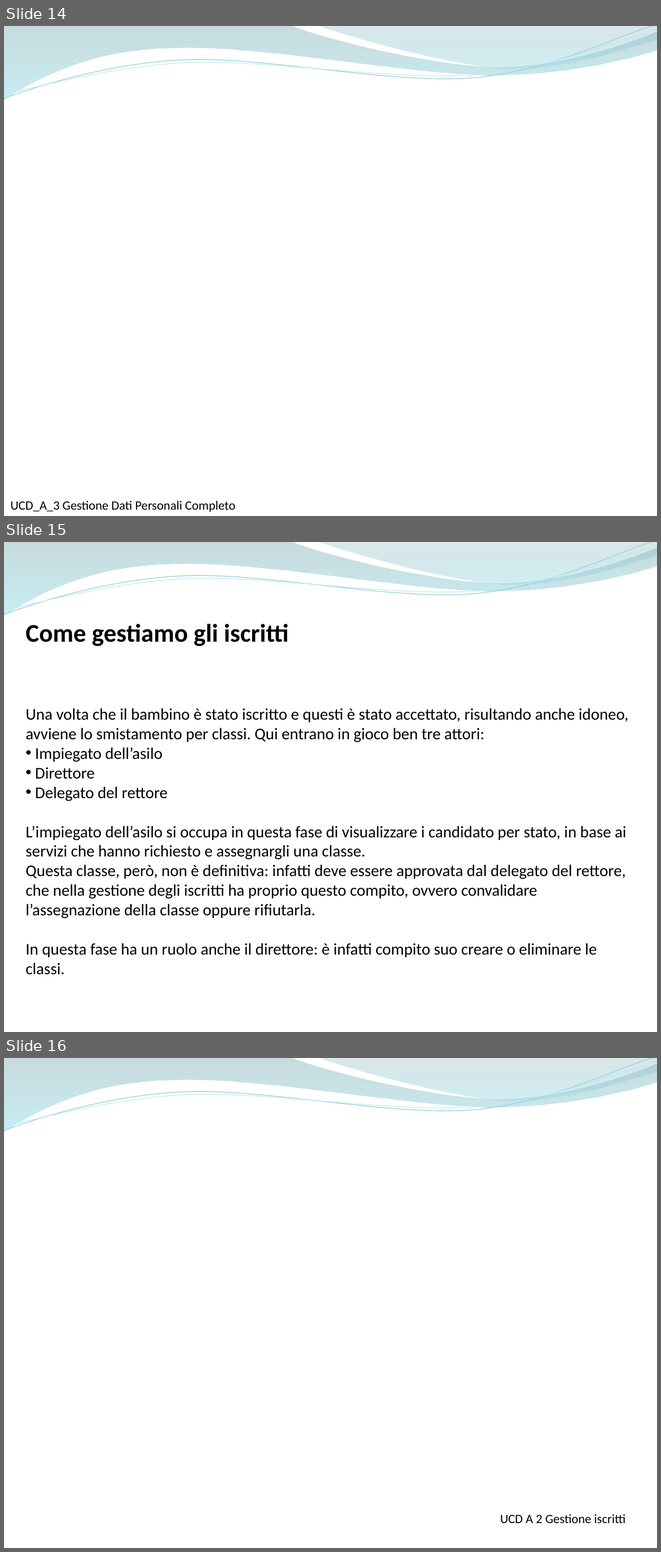
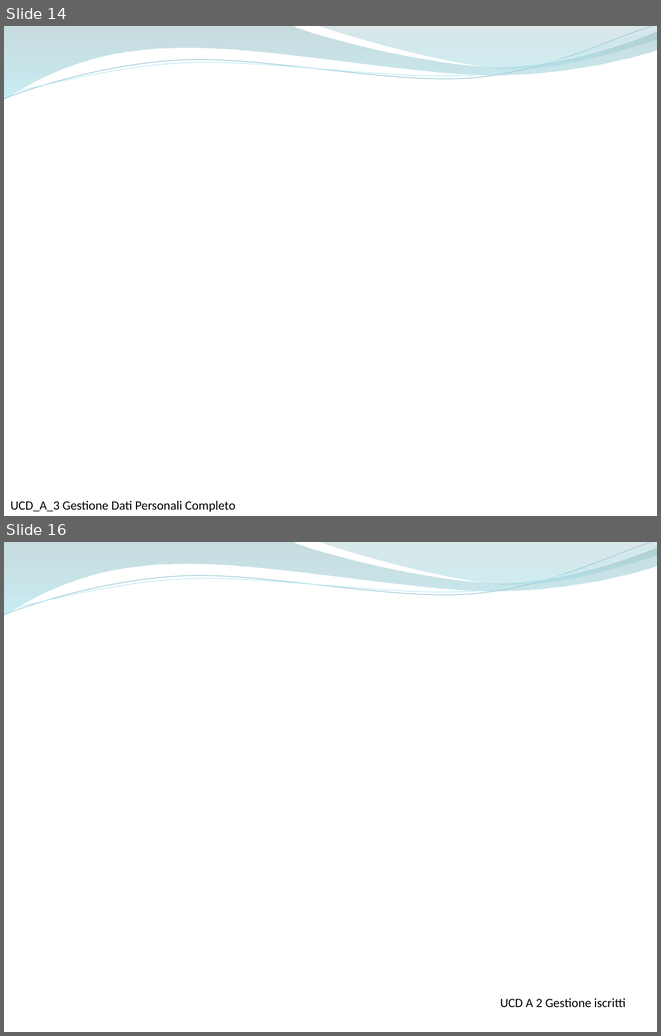
Before and after one commit to ammirate/at-silo, a slide deck: Presentazione/Atsilo1/[BOZZA] Atsilo_A_PresentazioneFinale copia.pptx. Shown one above the other, each under a label of ours: slides 14, 15 and 16 before the commit, slides 14 and 16 after it; the slides between them are not shown. The pictures are 661x1552 and 661x1036 pixels, drawn with LibreOffice and Linux fonts; fonts in the diff are those of the drawing; background and template pictures are left out. Boxes give left, top, right and bottom in pixels: in the first picture for what was removed or moved away, otherwise in the second. Text is boxed around its words. In the diff, an @@ line names an element or a change of style, - is before the commit and + after.

```diff
--- a/Presentazione/Atsilo1/[BOZZA] Atsilo_A_PresentazioneFinale copia.pptx
+++ b/Presentazione/Atsilo1/[BOZZA] Atsilo_A_PresentazioneFinale copia.pptx
@@ slide 15 removed at box(4, 542, 657, 1032), background #FFFFFF; not listed: 4 template elements that a slide beside it also shows @@
@@ text removed at box(26, 624, 289, 646) @@
-Come gestiamo gli iscritti
@@ text removed at box(26, 708, 628, 974) @@
-Una volta che il bambino è stato iscritto e questi è stato accettato, risultando anche idoneo, avviene lo smistamento per classi. Qui entrano in gioco ben tre attori:
-• Impiegato dell’asilo
-• Direttore
-• Delegato del rettore
-L’impiegato dell’asilo si occupa in questa fase di visualizzare i candidato per stato, in base ai servizi che hanno richiesto e assegnargli una classe.
-Questa classe, però, non è definitiva: infatti deve essere approvata dal delegato del rettore, che nella gestione degli iscritti ha proprio questo compito, ovvero convalidare l’assegnazione della classe oppure rifiutarla.
-In questa fase ha un ruolo anche il direttore: è infatti compito suo creare o eliminare le classi.
```
Also in this commit, not shown: 8 slides changed, 1 slide added, 2 other files.
